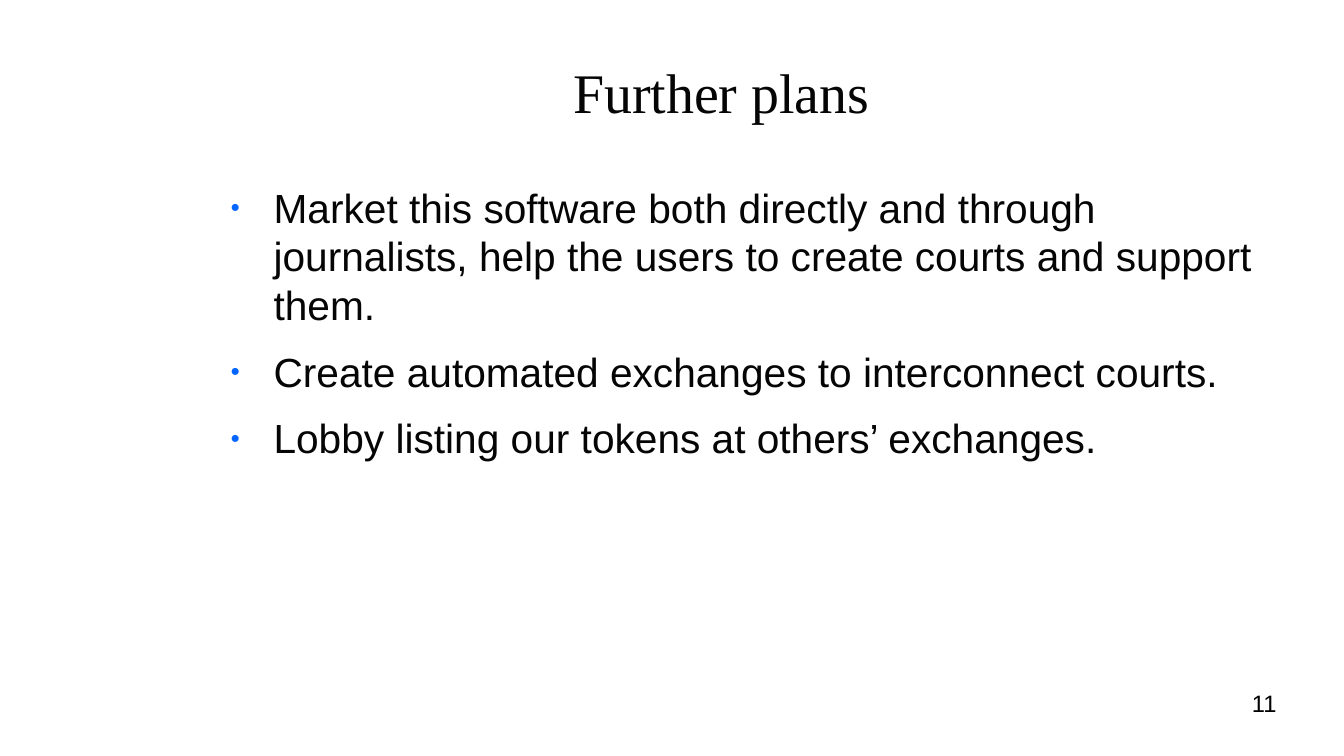
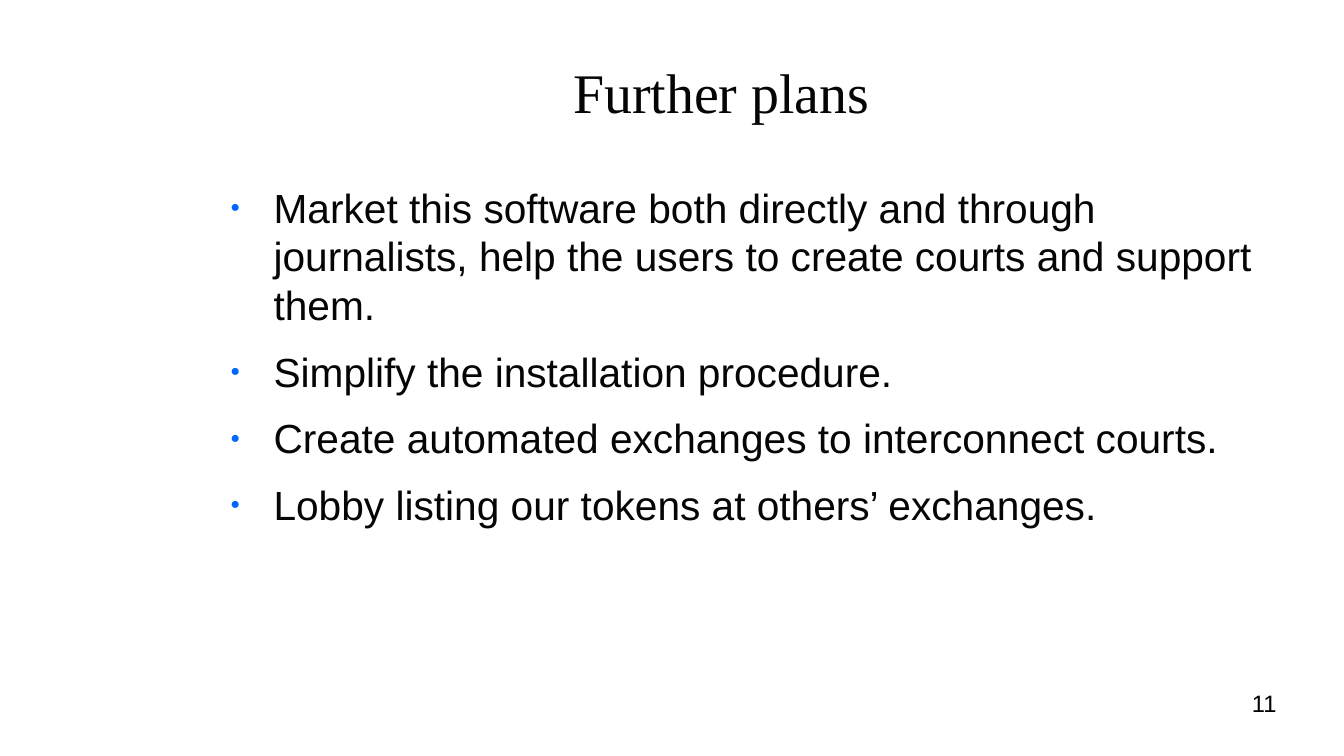
Before and after one commit to vporton/courts, a slide deck: slide 11 of deliverables/pitch-deck.odp. Drawn at 1344x756 pixels with LibreOffice and Linux fonts; fonts in the diff are those of the drawing; background and template pictures are left out. Boxes give left, top, right and bottom in pixels: in the first picture for what was removed or moved away, otherwise in the second. Text is boxed around its words. In the diff, an @@ line names an element or a change of style, - is before the commit and + after.

```diff
--- a/deliverables/pitch-deck.odp
+++ b/deliverables/pitch-deck.odp
@@ text at box(274, 357, 892, 394): paragraph added @@
+● Simplify the installation procedure.
```
